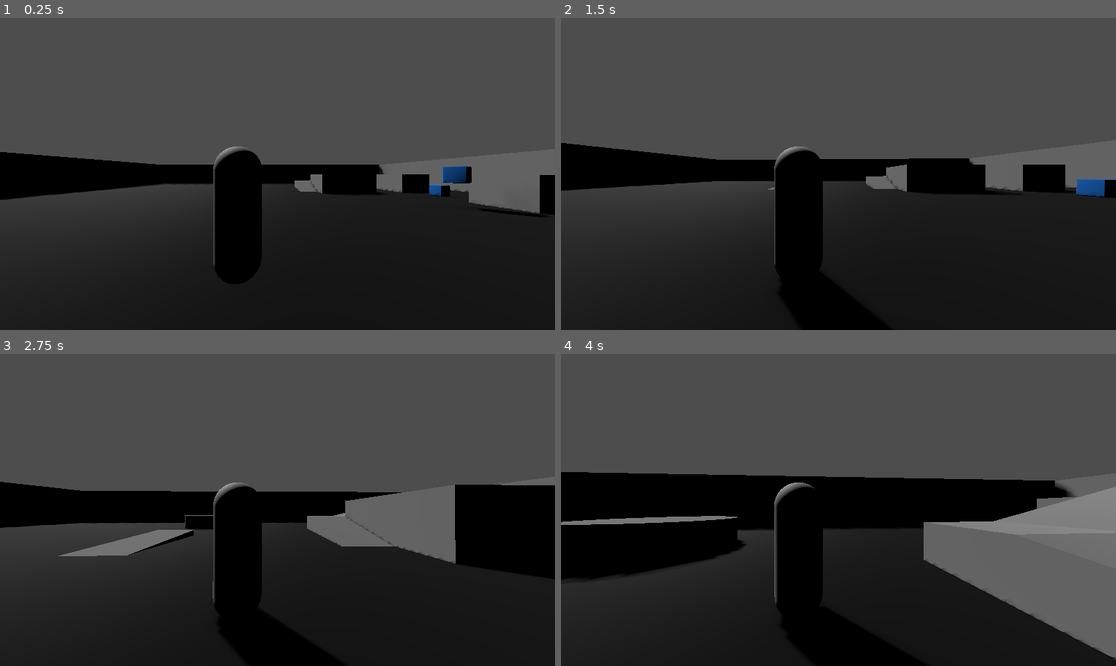
Above: before the commit, frames 1-4 (two rows, left to right).
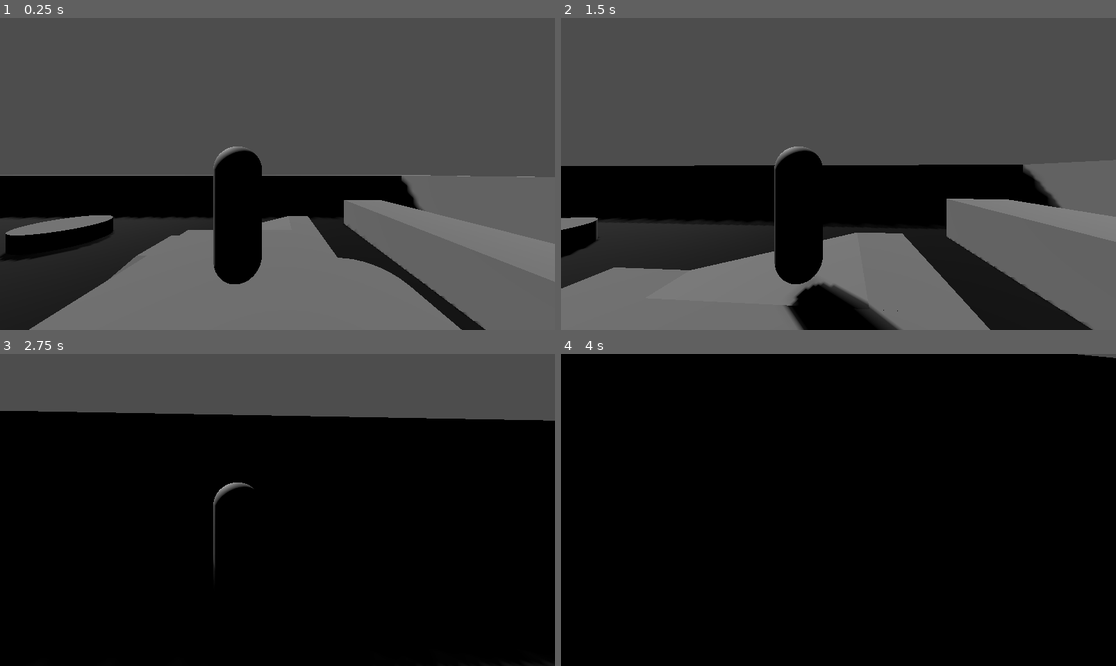
Above: after the commit, the same moments.

Repository: adamvirtualspace-lab/gravity-player
Game: Godot game, scene res://game/player/levels/level_player_test.tscn
Two runs of this game, one before a commit and one after it. Both use one fixed random seed, a clock stepped at 60 frames per second and the inputs below.
Inputs (mouse positions are in pixels of both pictures, inside the frame that each line leads up to):
- Up to frame 1 (0.25 s): no input
- Up to frame 2 (1.5 s): move the mouse to (866, 174) at 0.52 s; hold Ctrl (Crouch) 0.53-1.28 s; hold W (MoveForward) from 0.53 s (still down); tap Space (Jump) at 0.77 s; move the mouse to (810, 174) at 1.27 s; tap Ctrl (Crouch) at 1.35 s
- Up to frame 3 (2.75 s): keep holding W (MoveForward); tap Space (Jump) at 1.52 s; move the mouse to (288, 503) at 2.02 s; hold Ctrl (Crouch) from 2.03 s (still down)
- Up to frame 4 (4 s): keep holding W (MoveForward); move the mouse to (832, 516) at 2.77 s; release Ctrl (Crouch) at 2.78 s; tap Ctrl (Crouch) at 2.85 s; tap Space (Jump) at 3.02, 3.77 s; move the mouse to (877, 513) at 3.52 s; hold Ctrl (Crouch) from 3.53 s (still down)

The runs differ from the first frame. In frame 1, 38% of the frame differs, in the area x 0-100%, y 42-100%; in frame 2, 35%; in frame 3, 48%; in frame 4, 65%, in the area x 0-100%, y 0-100%.

Commit message:
succesfully made Floor Detector

Diff:
--- a/game/player/levels/level_player_test.tscn
+++ b/game/player/levels/level_player_test.tscn
@@ -255,7 +255,7 @@
 shape = SubResource("ConcavePolygonShape3D_ttn0b")
 
 [node name="player_root" parent="." unique_id=703631089 instance=ExtResource("3_bjp20")]
-transform = Transform3D(-4.371139e-08, 0, -1, 0, 1, 0, 1, 0, -4.371139e-08, -2.1099167, 1.7711906, 11.849444)
+transform = Transform3D(-4.371139e-08, 0, -1, 0, 1, 0, 1, 0, -4.371139e-08, 13.986532, 3.8734612, 19.947617)
 
 [node name="RigidBody3D" type="RigidBody3D" parent="." unique_id=51419601]
 transform = Transform3D(0.5, 0.86602545, 0, 0, 0, 1, 0.86602545, -0.50000006, 0, 5.5, 2.291458, 23.4)
--- a/game/player/player_tpc_gravity.tscn
+++ b/game/player/player_tpc_gravity.tscn
@@ -17,6 +17,9 @@
 
 [sub_resource type="SphereShape3D" id="SphereShape3D_p4sqb"]
 radius = 0.2
+
+[sub_resource type="SphereShape3D" id="SphereShape3D_a43dj"]
+radius = 0.1
 
 [node name="player_root" type="RigidBody3D" unique_id=703631089]
 axis_lock_angular_x = true
@@ -53,3 +56,9 @@
 [node name="Camera3D" type="Camera3D" parent="CamPivotManager/CamPivot_RotateLeftRight/CamPivot_RotateUpDown/SpringArm3D_Backward/SpringArm3D_Sideway" unique_id=1380393993]
 transform = Transform3D(-4.371139e-08, 0, -1, 0, 1, 0, 1, 0, -4.371139e-08, 0, 0, 0.5)
 fov = 90.0
+
+[node name="FloorTrigger_Area3D" type="Area3D" parent="." unique_id=1725819792]
+transform = Transform3D(1, 0, 0, 0, 1, 0, 0, 0, 1, 0, -0.8268776, 0)
+
+[node name="CollisionShape3D" type="CollisionShape3D" parent="FloorTrigger_Area3D" unique_id=1327830150]
+shape = SubResource("SphereShape3D_a43dj")
--- a/game/player/player_tpc_gravity_scripts/player_tpc_gravity.gd
+++ b/game/player/player_tpc_gravity_scripts/player_tpc_gravity.gd
@@ -11,16 +11,16 @@
 ### ----- Defining Variables Starts Here ----- ###
 
 
-
-# This is to determine if we are on air
-var is_falling: int = 0
-
 # Movement settings
 var movement_speed: float = 1.0
 var movement_force: float = 30.0
 
-# Reference to camera pivots
+# Creating a reference slot for cameraLR
 var CamPivot_LR: Node3D
+
+# Creating a reference to FloorTrigger_Area3D & is_falling variable
+var floor_trigger: Area3D
+var is_falling: bool = false
 
 # Called when the node enters the scene tree for the first time.
 func _ready() -> void:
@@ -28,35 +28,63 @@
 	CamPivot_LR = get_node("CamPivotManager/CamPivot_RotateLeftRight")
 	linear_damp = 4.0  # Add this - creates friction
 
-	# Enable contact monitoring to get if we are on air
-	contact_monitor = true
+	# Getting and storing reference for FloorTrigger
+	floor_trigger = get_node("FloorTrigger_Area3D")
+
 
 ### ----- Defining Variables Ends Here ----- ###
 ### ----- Defining Variables Ends Here ----- ###
 
 
 
-
-### ----- Physics Tick Sections ----- #####
+### ----- Physics Tick Sections Starts Here ----- #####
 ### ███  █  █ █  █  ███ ████  ███  ███    ████ ████  ███ █  █
 ### █  █ █  █ █  █ █     ██  █    █        ██   ██  █    █ █
 ### ███  ████  ██   ██   ██  █     ██      ██   ██  █    ██
 ### █    █  █  ██     █  ██  █       █     ██   ██  █    █ █
 ### █    █  █  ██  ███  ████  ███ ███      ██  ████  ███ █  █
-### ----- Physics Tick Sections ----- #####
+### ----- Physics Tick Sections Starts Here ----- #####
 
 
 ### Called every physics frame. 'delta' is the elapsed time since the previous frame.
 func _physics_process(delta: float) -> void:
+	### ----- Checking Triggers for needed variables start here
+	###  ███ █  █ ████  ███ █  █    ████ ███  ████  ███  ███ ████ ███   ███
+	### █    █  █ █    █    █ █      ██  █  █  ██  █    █    █    █  █ █
+	### █    ████ ███  █    ██       ██  ███   ██  █ ██ █ ██ ███  ███   ██
+	### █    █  █ █    █    █ █      ██  █ █   ██  █  █ █  █ █    █ █     █
+	###  ███ █  █ ████  ███ █  █     ██  █  █ ████  ███  ███ ████ █  █ ███
+
+		# Determine are we on floor or are we falling
+	# Get all of the bodies that overlapp the floor_trigger
+	var floortrig_overlaps = floor_trigger.get_overlapping_bodies()
+	var floor_overlaps = []
+	for overlaps in floortrig_overlaps:
+		#print(overlaps)
+		if "player_root" not in overlaps.name:
+			floor_overlaps.append(overlaps)
+
+
+	print(floor_overlaps)
+
+	var floor_counts = floor_overlaps.size() # Then we count it
+	if floor_counts > 0:
+		is_falling = false
+	else:
+		is_falling = true
+
+	print(floor_counts)
+	print("is_falling = " + str(is_falling))
+
+
 
 	### ----- Movement Input Starts Here ----- ###
-	### █░░█░░██░░█░░█░████░█░░█░████░█░░█░████░░░░████░█░░█░███░░█░░█░████
-	### ████░█░░█░█░░█░█░░░░████░█░░░░██░█░░██░░░░░░██░░██░█░█░░█░█░░█░░██░
-	### █░░█░█░░█░█░░█░███░░█░░█░███░░█░██░░██░░░░░░██░░█░██░███░░█░░█░░██░
-	### █░░█░█░░█░░██░░█░░░░█░░█░█░░░░█░░█░░██░░░░░░██░░█░░█░█░░░░█░░█░░██░
-	### █░░█░░██░░░██░░████░█░░█░████░█░░█░░██░░░░░████░█░░█░█░░░░░██░░░██░░
-
-	# Defining Input Direction and set it first into 0 in every tick
+	### █  █  ██  █  █ ████ █  █ ████ █  █ ████    ████ █  █ ███  █  █ ████
+	### ████ █  █ █  █ █    ████ █    ██ █  ██      ██  ██ █ █  █ █  █  ██
+	### █  █ █  █ █  █ ███  █  █ ███  █ ██  ██      ██  █ ██ ███  █  █  ██
+	### █  █ █  █  ██  █    █  █ █    █  █  ██      ██  █  █ █    █  █  ██
+	### █  █  ██   ██  ████ █  █ ████ █  █  ██     ████ █  █ █     ██   ██
+	## Defining Input Direction and set it first into 0 in every tick
 
 	# First we set standard 2D Plane Movement
 	var input_direction = Vector3.ZERO
@@ -77,6 +105,13 @@
 	if Input.is_action_pressed("Crouch"):
 		ascend_direction -= 1.0
 
+	### ---- Applying input into real action ----- ###
+	###  ██  ███  ███  █    █  █ ████ █  █  ███    ████ █  █ ███  █  █ ████
+	### █  █ █  █ █  █ █    █  █  ██  ██ █ █        ██  ██ █ █  █ █  █  ██
+	### ████ ███  ███  █     ██   ██  █ ██ █ ██     ██  █ ██ ███  █  █  ██
+	### █  █ █    █    █     ██   ██  █  █ █  █     ██  █  █ █    █  █  ██
+	### █  █ █    █    ████  ██  ████ █  █  ███    ████ █  █ █     ██   ██
+	### ---- Applying input into real action ----- ###
 
 	# If there's input, apply movement
 	if input_direction != Vector3.ZERO:
@@ -92,7 +127,6 @@
 		var move_direction = (pivot_forward * input_direction.z) + (pivot_right * input_direction.x)
 		move_direction = move_direction.normalized()
 
-
 		# Apply central impulse for movement
 		# We use delta to make it framerate-independent
 		apply_central_impulse(move_direction * movement_force * delta)
--- a/project.godot
+++ b/project.godot
@@ -92,3 +92,4 @@
 
 rendering_device/driver.windows="d3d12"
 anti_aliasing/quality/use_taa=true
+occlusion_culling/use_occlusion_culling=true
